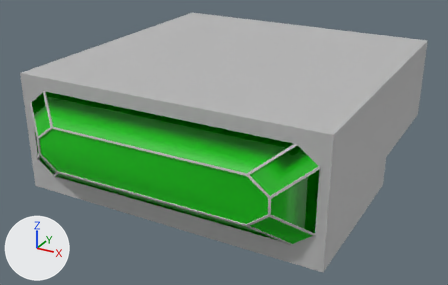
The FBX model Assets/Models/Rooms and Doors/Special Rooms/Control Room.fbx, before and after one commit.
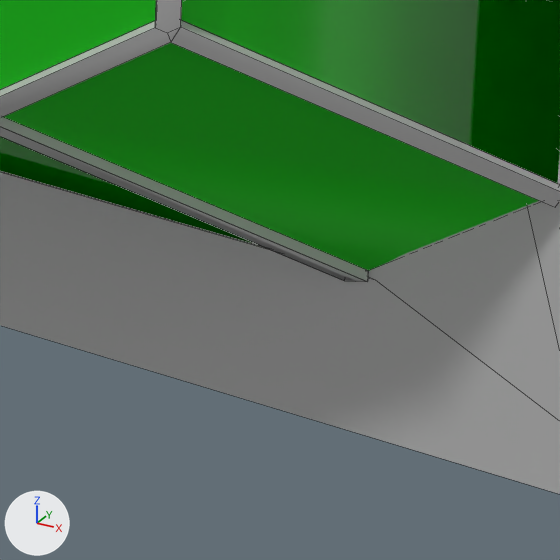
Old and new are each drawn whole from a 50 mm lens placed at (0.322, -0.63, 0.266), pointed at (-0.006, -0.034, -0.033) and again close up on the part from 56% to 70% of the width and 74% to 97% of the height. Arrows for +X, +Y and +Z are at lower left; the lights stay in place. The close-ups show mesh edges as thin lines. Where no turn or scale is listed for an object, it has been applied to the vertices. Vertices at the same position are counted once.

Script lines for the objects in view, before the commit:
```python
me_mesh_001 = bpy.data.meshes.new('Mesh.001')
me_mesh_001.from_pydata(...)  # 376 vertices, 384 faces; spans x -0.175..0.175, y -0.178..0.178, z -0.068..0.068
# faces by material slot: [130, 56, 100, 98]
me_mesh_001.materials.append(mat_lambert1)  # grey #bcbcbc
me_mesh_001.materials.append(mat_roof_mat)  # red #ff0000
me_mesh_001.materials.append(mat_inside_wall)  # blue #0000ff
me_mesh_001.materials.append(mat_floor_mat)  # yellow #ffff00
me_mesh_011 = bpy.data.meshes.new('Mesh.011')
me_mesh_011.from_pydata(...)  # 203 vertices, 120 faces; spans x -0.166..0.166, y -0.014..0.014, z -0.051..0.051
# faces by material slot: [9, 111]
me_mesh_011.materials.append(mat_glass1)  # green #00bb00
me_mesh_011.materials.append(mat_lambert9)  # grey #bcbcbc
# before: 8 (0.164, 0.014, -0.034), 12 (0.132, -0.012, -0.01), 44 (0.144, 0.014, -0.051) at pixel (368, 281), 45 (0.144, 0.014, -0.049) at pixel (368, 270), 46 (0.112, -0.012, -0.025)
# before: 202 (0.142, 0.014, -0.05)
ob_controlroom = bpy.data.objects.new('ControlRoom', me_mesh_001)
ob_controlroom.location = (0.0, 0.0, 0.0)
ob_window = bpy.data.objects.new('Window', me_mesh_011)
ob_window.location = (0.0, -0.1915, 0.0025)
```
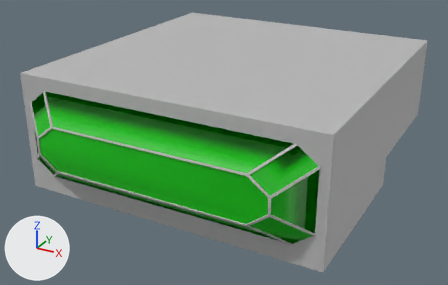
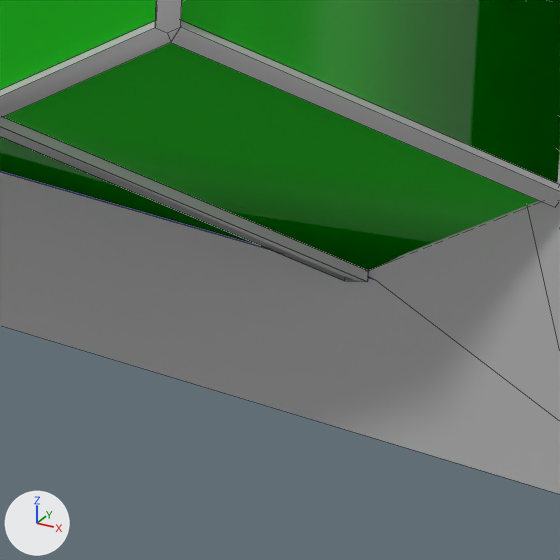
What the commit changed:
me_mesh_011 has 203 vertices, 120 faces and spans x -0.166..0.166, y -0.014..0.014, z -0.051..0.051.
me_mesh_011 is used by ob_window; location (0.0, -0.1915, 0.0025).
Verts and faces of me_mesh_011; kept vertices keep their numbers, new ones are numbered from 203.
Part 1, on me_mesh_011:
Faces deleted: (8, 45, 46, 12), (44, 45, 202).
New vertex 203 is at (0.144, 0.014, -0.049), pixel (368, 270).
New faces: (8, 203, 46, 12) (mat_glass1 (green #00bb00)).
New faces: (44, 203, 202) (mat_lambert9 (grey #bcbcbc)).

What differs and where, as boxes [x1, y1, x2, y2] in the close-ups (560 x 560 px; the box of a moved part takes in the faces that stretch with it):
part 1 of me_mesh_011, moved or reshaped: [4, 43, 539, 271] in both
